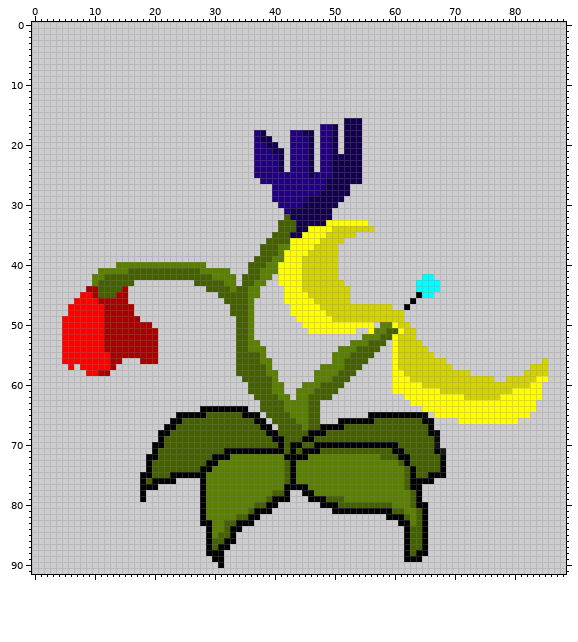
Sprite sheet, stored at босс первого акта.png. Above, as it was before the edit.
The file is 89x92 pixels. Colours within 5 levels of each other are drawn and written as one.
Once edited:
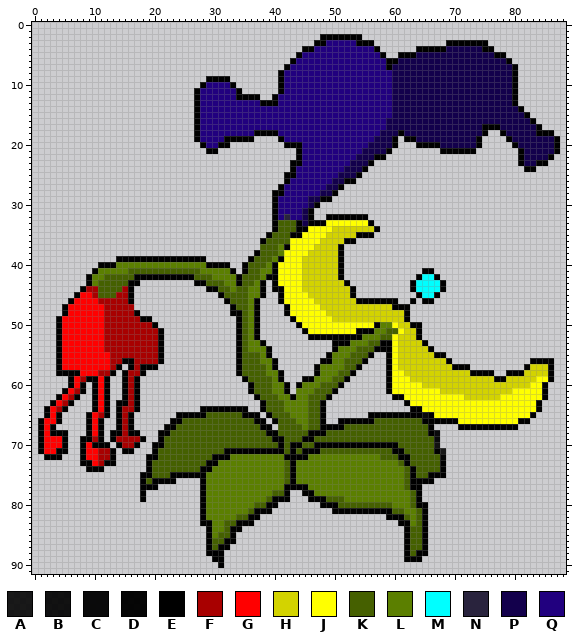
Palette (. is transparent): A #000000e0  B #000000e9  C #000000f2  D #000000f8  E #000000  F #a80000  G #ff0000  H #d3d300  J #ffff00  K #456000  L #5b7f00  M #00ffff  N #29233d  P #13004c  Q #21007f
Diff:
Changed rows in their new state; - is an unchanged pixel.
first column x 1:
 2 -----------------------------------------------EEEEEEE---------------------------------
 3 ----------------------------------------------EEQQQQQEEE------------EEEEEEE------------
 4 --------------------------------------------EEQQQQQQQQQQE------EEEEEPPPPPPEE-----------
 5 -------------------------------------------EQQQQQQQQQQQQQE--EEEPPPPPPPPPPPPPEE---------
 6 ------------------------------------------EQQQQQQQQQQQQQQQEEPPPPPPPPPPPPPPPPPPE--------
 7 -----------------------------------------EQQQQQQQQQQQQQQQQEPPPPPPPPPPPPPPPPPPPPE-------
 8 ----------------------------------------EQQQQQQQQQQQQQQQQQQPPPPPPPPPPPPPPPPPPPPE-------
 9 ----------------------------EEEE--------EQQQQQQQQQQQQQQQQQQPPPPPPPPPPPPPPPPPPPPE-------
10 ---------------------------EQQQQE-------EQQQQQQQQQQQQQQQQQQPPPPPPPPPPPPPPPPPPPPE-------
11 --------------------------EQQQQQQE------EQQQQQQQQQQQQQQQQQQPPPPPPPPPPPPPPPPPPPPE-------
12 --------------------------EQQQQQQEEEE--EQQQQQQQQQQQQQQQQQQQPPPPPPPPPPPPPPPPPPPPE-------
13 --------------------------EQQQQQQQQQQEEEQQQQQQQQQQQQQQQQQQQPPPPPPPPPPPPPPPPPPPPE-------
14 --------------------------EQQQQQQQQQQQQQQQQQQQQQQQQQQQQQQQQPPPPPPPPPPPPPPPPPPPPPE------
15 --------------------------EQQQQQQQQQQQQQQQQQQQQQQQQQQQQQQQQPPPPPPPPPPPPPPPPPPPPPPE-----
16 --------------------------EQQQQQQQQQQQQQQQQQQQQQQQQQQQQQQQPPPPPPPPPPPPPPPPPPPPPPPPE----
17 --------------------------EQQQQQQQQQQQQQQQQQQQQ--QQQQQQQQQPPPPPPPPPPPPPPPPEEEPPPPPPE---
18 --------------------------EQQQQQQQQQEEEEQQ--QQQ--QQQQQQQQPPPEPPPPPPPPPPPPPE--EPPPPPEEE-
19 --------------------------EQQQQEEEEE...-EQ---QQ--QQQQQQQPPPE-EEPPPPPPPPPPE----EPPPPPPPE
20 ---------------------------EQQEE----....-EEE-QQ--QQQQQQPPPPE---EEEEPPPPPPE-----EPPPPPPE
21 ----------------------------EE------.....-.E-QQ--QQQQQPPPPE--------EEEEEE-------EPPPPPE
22 ------------------------------------.....-.E-QQ--QQQQ-PPEE----------------------EPPPPE-
23 ------------------------------------.....-EE-QQ--QQQ--PE------------------------EPPEE--
24 ------------------------------------.....-E--QQ--QQ---E--------------------------EE----
25 ------------------------------------.....EE--Q---Q---E---------------------------------
26 -------------------------------------....E------Q--EE.---------------------------------
27 ---------------------------------------.E---------E.-----------------------------------
28 ---------------------------------------EE--------E..-----------------------------------
29 ---------------------------------------E-------EE..------------------------------------
30 ---------------------------------------E----Q-E...-------------------------------------
31 ---------------------------------------EQ-QQ-E...--------------------------------------
32 ---------------------------------------EQNQQ-E..EEEEEEE--------------------------------
33 ---------------------------------------E---E-EEE-------E-------------------------------
34 ---------------------------------------E---EE-----------E------------------------------
35 --------------------------------------E---EE---------EEE-------------------------------
36 -------------------------------------E-------------EE----------------------------------
37 -----------------------------------------E--------E------------------------------------
38 ------------------------------------E-------------E------------------------------------
39 -------------EEEEEEEEEEEEEEE-------E----E---------E------------------------------------
40 ----------EEE---------------EEEE--E----E----------E------------------------------------
41 ---------E----------------------E-E----E----------E-------------EE---------------------
42 --------E-------EEEEEEEEEE-------E----EE----------E------------E--E--------------------
43 --------E------EE---------EE-----E---E-E-----------E----------E----E-------------------
44 -------E-------E------------EE-------E-EE-----------E---------E----E-------------------
45 ------E--------E--------------E------E--E-----------E-------------E--------------------
46 -----E---------E---------------E----E---E-----------HEEEEEEE----EE---------------------
47 ----E---------------------------E---E----E-----------------EE--------------------------
48 ----E-----------E---------------EE--E----E-------------------E-------------------------
49 ---E-------------EE--------------E--E-----E------------------E-------------------------
50 ---E---------------E-------------E--E------E------------E-----EE-----------------------
51 ---E----------------E------------E--E-------E--------EEE-------E-----------------------
52 ---E----------------E------------E--E--------EEEEEEEEE---------E-----------------------
53 ---E----------------E------------E---E-----------EEE-----EE-----E----------------------
54 ---E----------------E------------E----E----------E------EEE------E---------------------
55 ---E----------------E------------E----E---------E------E--E-------EE-------------------
56 ---E----------EEF---E------------E-----E-------EE-----E---E---------E-------------EEEE-
57 ---EG-G------E-EFEEE-------------E-----E------E------E----E----------EEE---------E---E-
58 ---EEEEG----E-EFFE---------------E------E-----E-----E-----E-------------EEEE--EEE----E-
59 -----EGFEEGE--EFE-----------------E-----E---EE-----E------E-----------------EE-------E-
60 -----EGE-EGE--EFE------------------E-----E-E------E-------E-------------------------E--
61 ----EGFE-EGE--EFE------------------E-----E-------E--------E-------------------------E--
62 ---EGFE--EGE--EFE-------------------E-----E-----E----------EE-----------------------E--
63 --EGFE---EGE-EEFE--------------------E---------E-------------E---------------------E---
64 -EGFE----EGE-EFFE--------------------E---------E--------------EE-------------------E---
65 -EGE----EGFE-EFE----------------------E--------E-----------------E----------------E----
66 EGGE----EGE--EFE-----------------------E-------E------------------EEEE----------EE-----
67 EGE-----EGE--EFE------------------------------------------------------EEEEEEEEEE-------
68 EGEEE---EGE-EEFEE----------------------------------------------------------------------
69 EGGGE--EEFE-EFFFFE---------------------------------------------------------------------
70 EGGGE--EGEEE-EFFE----------------------------------------------------------------------
71 EGGEE--EGGFFE-EE-----------------------------------------------------------------------
72 -EEE---EGGFFE--------------------------------------------------------------------------
73 -------EEGFEE--------------------------------------------------------------------------
74 --------EEE----------------------------------------------------------------------------
Boxes around the changes in both pictures, in picture pixels (x1, y1, x2, y2):
changed: (38, 34, 560, 472)
